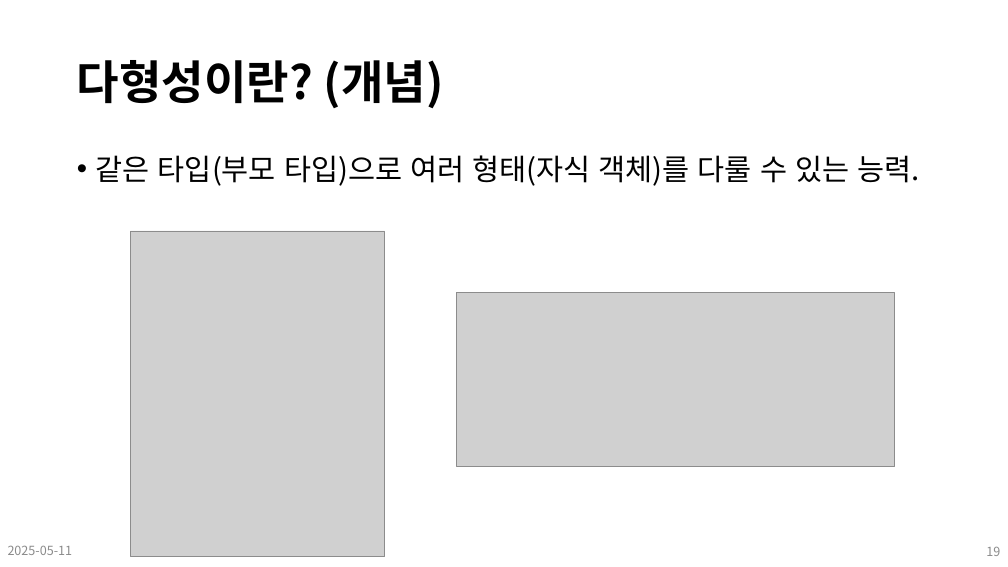
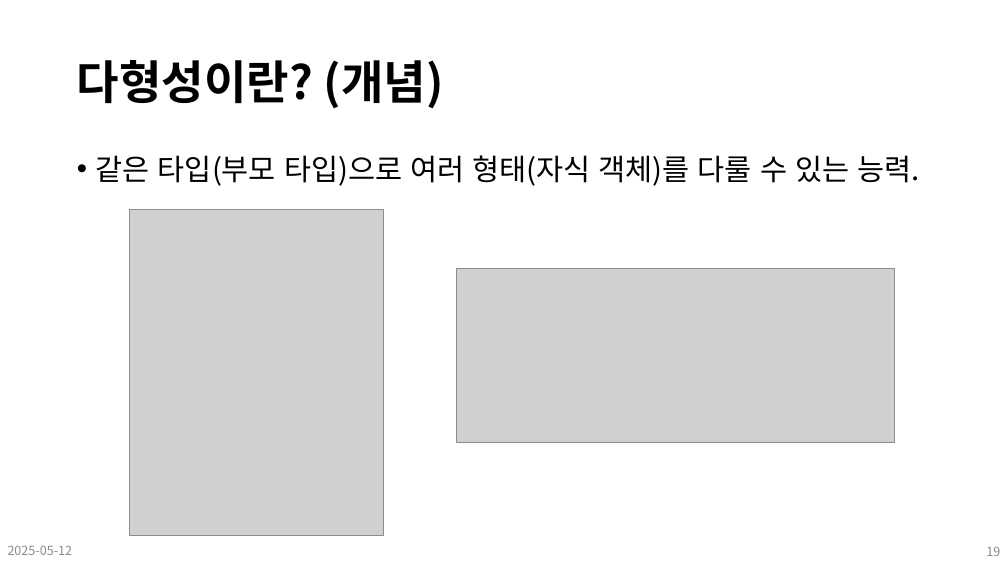
Before and after one commit to Leader-Lesson/KDT_SF_Short_5th, a slide deck: slide 19 of material/12_CSharp_심화문법 (상속).pptx. Drawn at 1008x567 pixels with LibreOffice and Linux fonts; fonts in the diff are those of the drawing; grey boxes stand for pictures; background and template pictures are left out. Boxes give left, top, right and bottom in pixels: in the first picture for what was removed or moved away, otherwise in the second. Text is boxed around its words. In the diff, an @@ line names an element or a change of style, - is before the commit and + after.

```diff
--- a/material/12_CSharp_심화문법 (상속).pptx
+++ b/material/12_CSharp_심화문법 (상속).pptx
@@ picture: place and size @@
-picture at [131,231,385,557]
+picture at [129,209,383,535]
@@ picture: place and size @@
-picture at [457,293,895,467]
+picture at [457,268,895,442]
@@ text at [8,546,73,555]: text changed @@
-2025-05-11
+2025-05-12
```
Also in this commit, not shown: 25 other slides changed, 31 other files.
